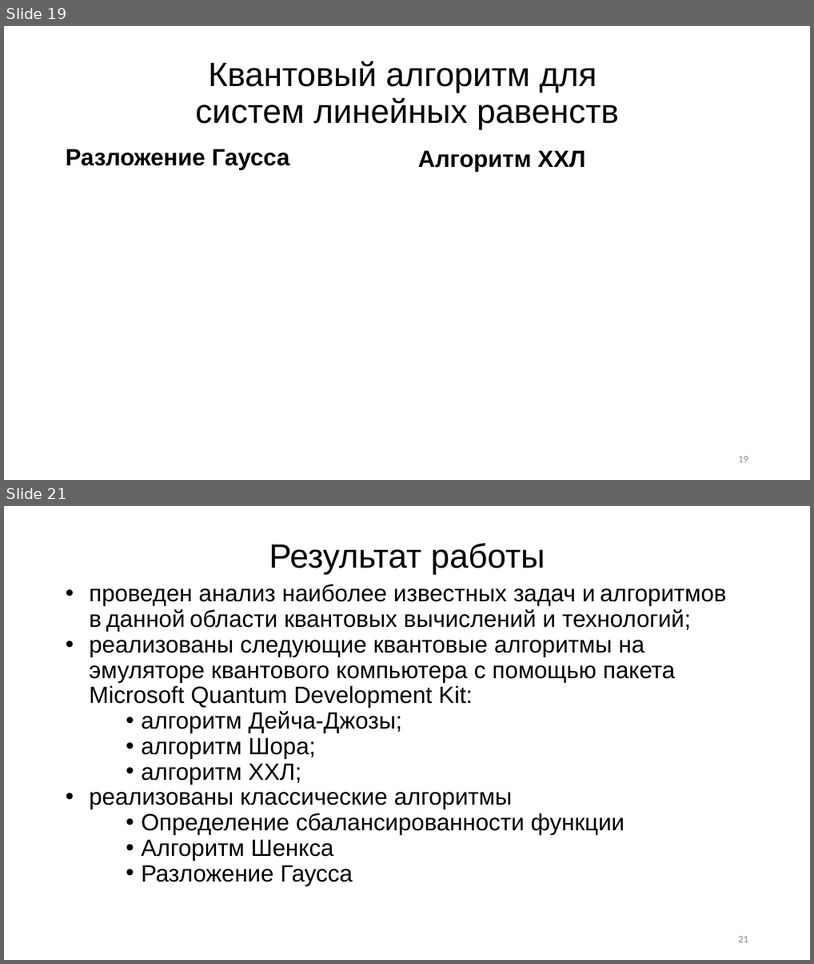
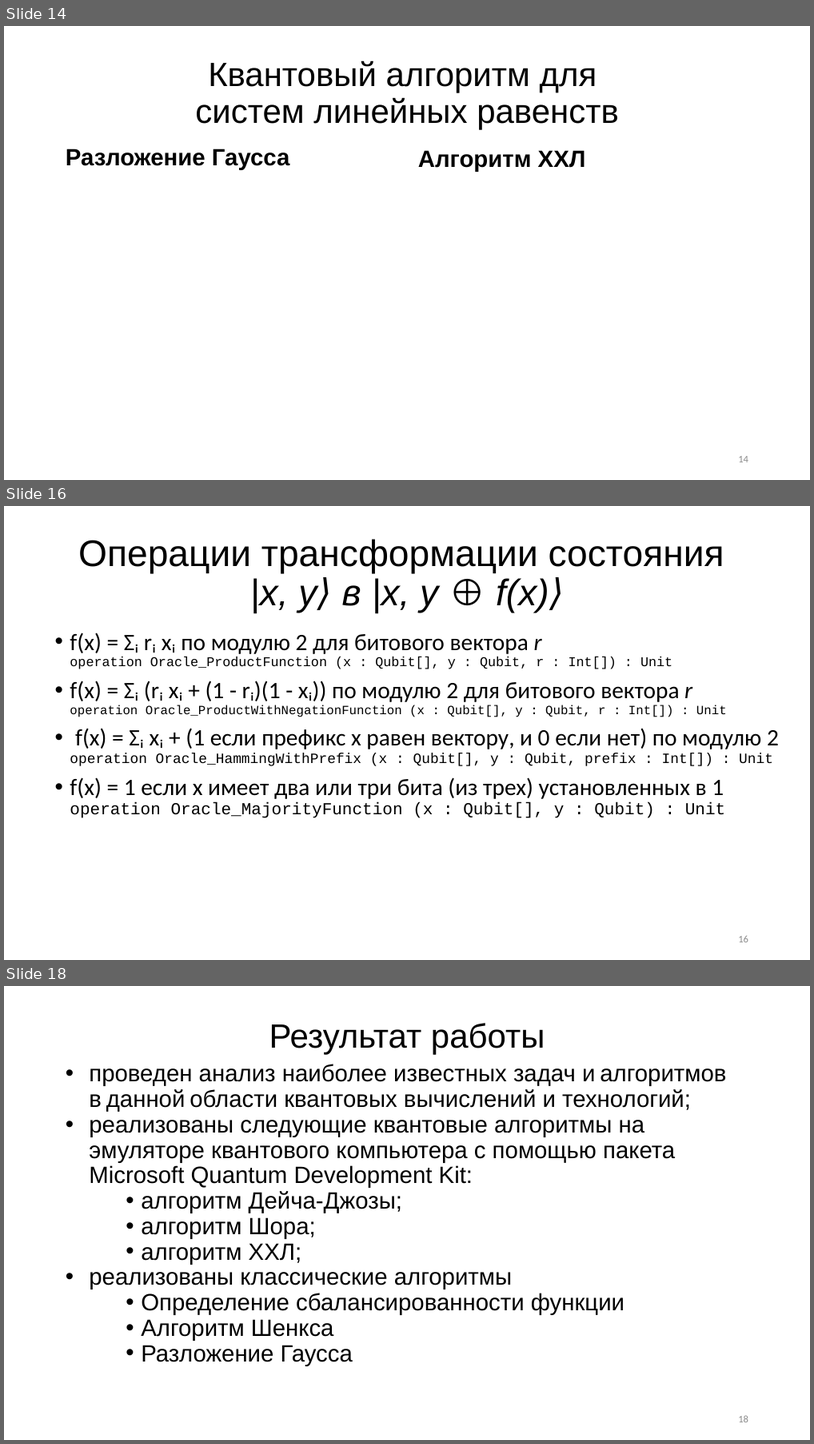
Before and after one commit to R0manych/Diploma2019, a slide deck: Черниговских 2к 14гр.pptx. Shown one above the other, each under a label of ours: slides 19 and 21 before the commit, slides 14, 16 and 18 after it; the slides between them are not shown. The pictures are 814x964 and 814x1444 pixels, drawn with LibreOffice and Linux fonts; fonts in the diff are those of the drawing; grey boxes stand for pictures. Boxes give left, top, right and bottom in pixels: in the first picture for what was removed or moved away, otherwise in the second. Text is boxed around its words. In the diff, an @@ line names an element or a change of style, - is before the commit and + after.

```diff
--- a/Черниговских 2к 14гр.pptx
+++ b/Черниговских 2к 14гр.pptx
@@ slide 16 added at (4, 506, 810, 960), background #DEDEDE @@
@@ title added at (78, 539, 725, 613), 44 pt, text #2C2C2C @@
+Операции трансформации состояния
+|x, y⟩ в |x, y ⊕ f(x)⟩
@@ text added at (70, 632, 779, 818), 28 pt, text #2C2C2C @@
+• f(x) = Σᵢ rᵢ xᵢ по модулю 2 для битового вектора r
+  operation Oracle_ProductFunction (x : Qubit[], y : Qubit, r : Int[]) : Unit
+• f(x) = Σᵢ (rᵢ xᵢ + (1 - rᵢ)(1 - xᵢ)) по модулю 2 для битового вектора r
+  operation Oracle_ProductWithNegationFunction (x : Qubit[], y : Qubit, r : Int[]) : Unit
+• f(x) = Σᵢ xᵢ + (1 если префикс x равен вектору, и 0 если нет) по модулю 2
+  operation Oracle_HammingWithPrefix (x : Qubit[], y : Qubit, prefix : Int[]) : Unit
+• f(x) = 1 если x имеет два или три бита (из трех) установленных в 1
+  operation Oracle_MajorityFunction (x : Qubit[], y : Qubit) : Unit
@@ page number added at (738, 935, 749, 942), 12 pt, text #8F8F8F @@
+16
@@ what was slide 19 is now slide 14 @@
@@ page number at (738, 456, 749, 462): text changed @@
-19
+14
@@ what was slide 21 is now slide 18 @@
@@ page number at (738, 1415, 749, 1422): text changed @@
-21
+18
```
Also in this commit, not shown: 1 slide changed, 4 other slides added, 8 slides removed, 4 other files.
